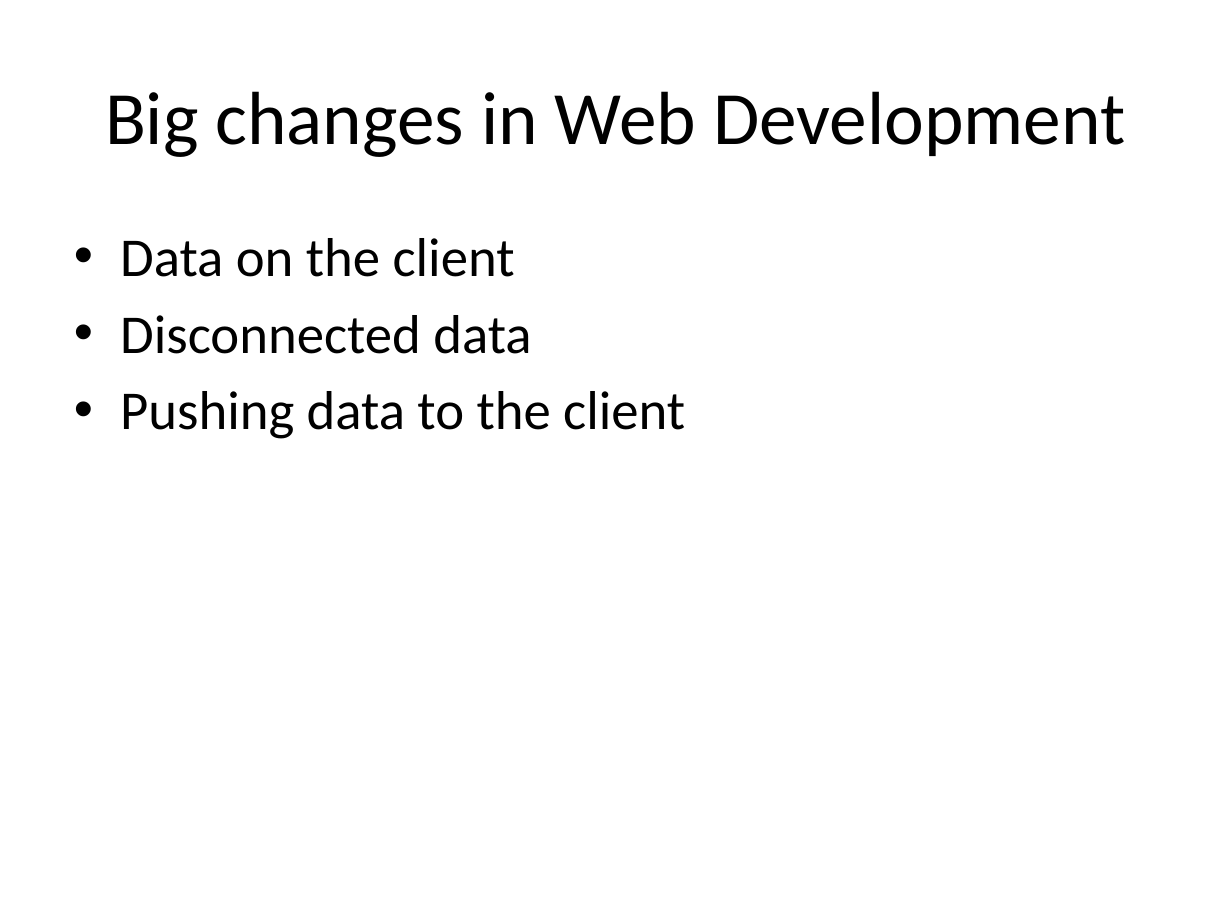
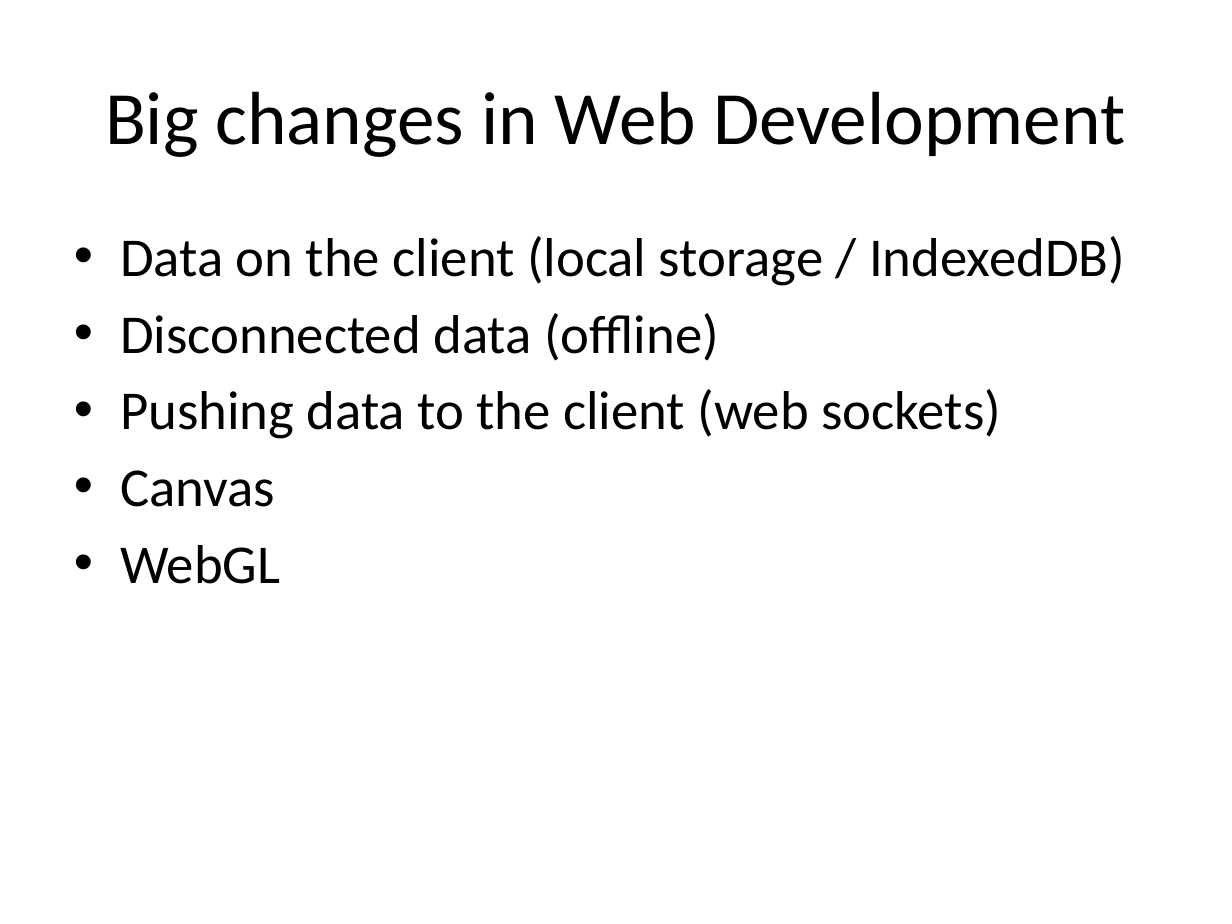
Before and after one commit to chadmichel/IndexedDB_And_Random_Presentation, a slide deck: slide 4 of IndexedDB_And_Random.pptx. Drawn at 1232x924 pixels with LibreOffice and Linux fonts; fonts in the diff are those of the drawing. Boxes give left, top, right and bottom in pixels: in the first picture for what was removed or moved away, otherwise in the second. Text is boxed around its words. In the diff, an @@ line names an element or a change of style, - is before the commit and + after.

Commit message:
update pres

```diff
--- a/IndexedDB_And_Random.pptx
+++ b/IndexedDB_And_Random.pptx
@@ text at (120, 236, 1125, 584): text changed @@
-• Data on the client
-• Disconnected data
-• Pushing data to the client
+• Data on the client (local storage / IndexedDB)
+• Disconnected data (offline)
+• Pushing data to the client (web sockets)
+• Canvas
+• WebGL
```
